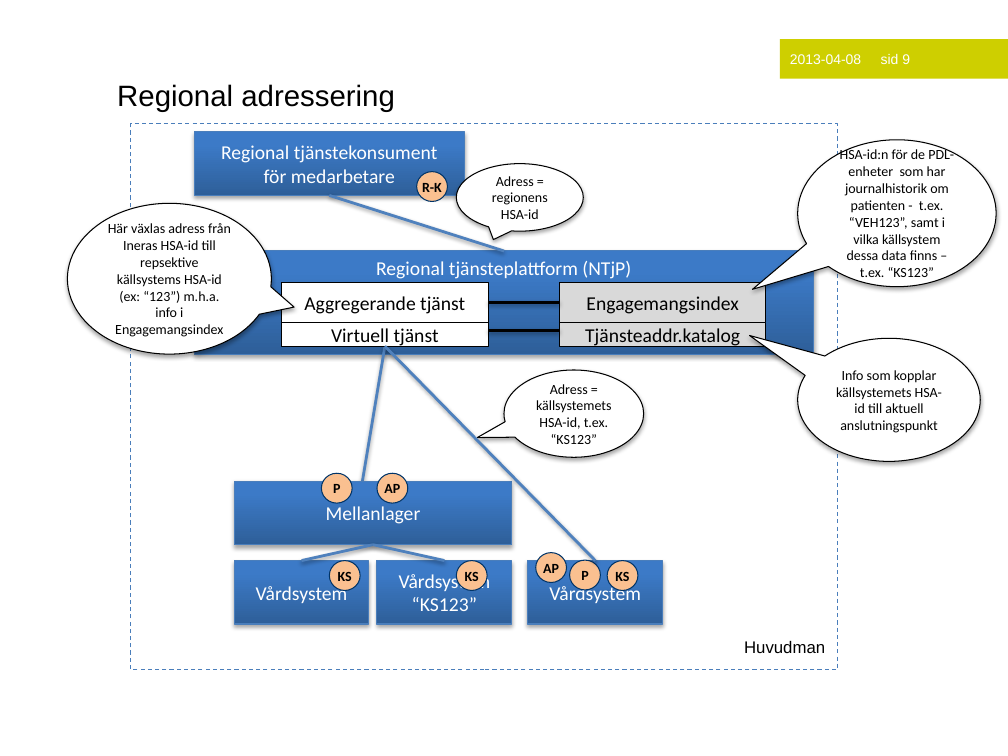
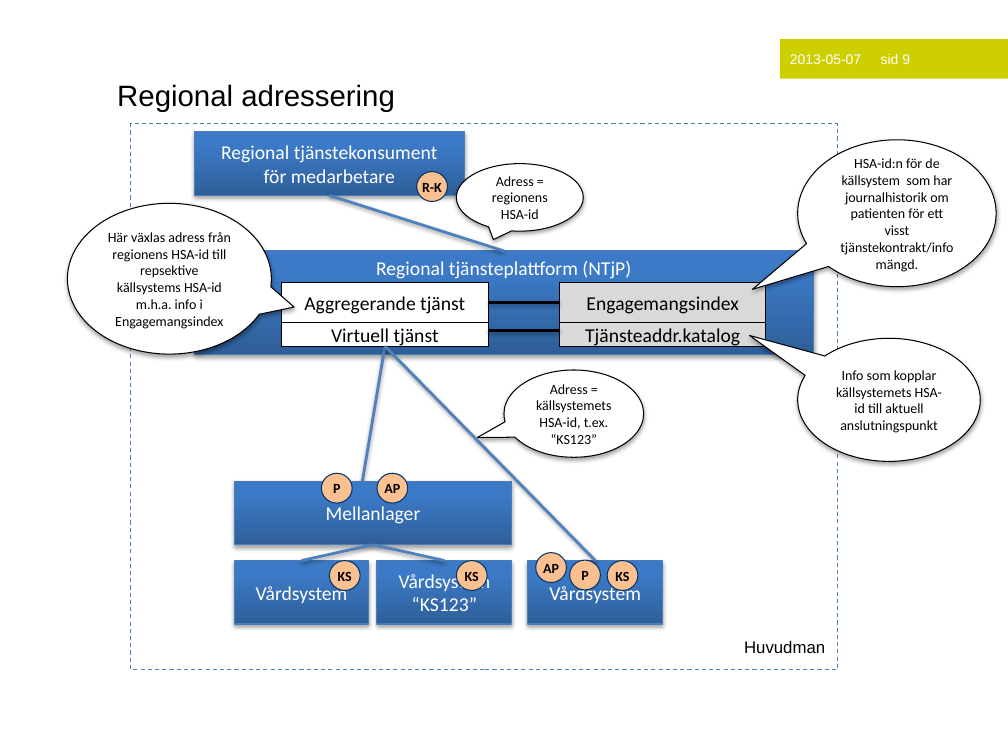
Before and after one commit to admstar/rivta, a slide deck: slide 9 of ServiceInteractions/riv/clinicalprocess/healthcond/description/trunk/docs/TD_clinicalprocess_healthcond_description.pptx. Drawn at 1008x756 pixels with LibreOffice and Linux fonts; fonts in the diff are those of the drawing; background and template pictures are left out. Boxes give left, top, right and bottom in pixels: in the first picture for what was removed or moved away, otherwise in the second. Text is boxed around its words. In the diff, an @@ line names an element or a change of style, - is before the commit and + after.

```diff
--- a/ServiceInteractions/riv/clinicalprocess/healthcond/description/trunk/docs/TD_clinicalprocess_healthcond_description.pptx
+++ b/ServiceInteractions/riv/clinicalprocess/healthcond/description/trunk/docs/TD_clinicalprocess_healthcond_description.pptx
@@ text in rectangle at box(790, 54, 910, 64): text changed @@
-2013-04-08 sid 9
+2013-05-07 sid 9
@@ text in speech bubble at box(840, 158, 953, 255): text changed @@
-HSA-id:n för de PDL-enheter som har journalhistorik om patienten - t.ex. “VEH123”, samt i vilka källsystem dessa data finns – t.ex. “KS123”
+HSA-id:n för de källsystem som har journalhistorik om patienten för ett visst tjänstekontrakt/infomängd.
@@ text in speech bubble at box(108, 232, 231, 329): text changed @@
-Här växlas adress från Ineras HSA-id till repsektive källsystems HSA-id (ex: “123”) m.h.a. info i Engagemangsindex
+Här växlas adress från regionens HSA-id till repsektive källsystems HSA-id m.h.a. info i Engagemangsindex
```
Also in this commit, not shown: 2 other slides changed, 1 other file.
